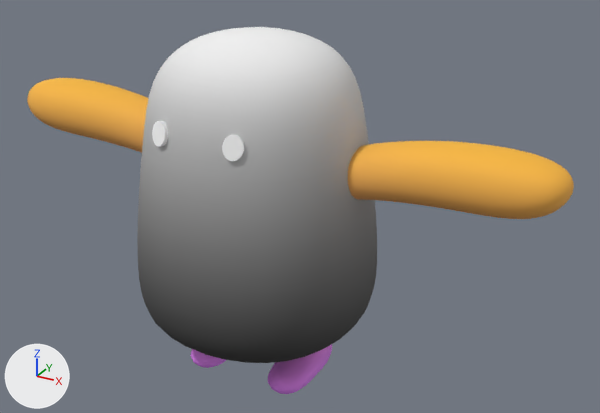
The glTF model public/models/character2.glb: old version first, new version second.
The view is the same before and after, from a 50 mm camera at (2.68, -4.19, 3.41) aimed at (0.25, 0.23, 1.2). Arrows for +X, +Y and +Z are at lower left; the lights stay in place. Vertices at the same position are counted once.

The first picture shows 'body', 'eye', 'hand-', 'leg'.
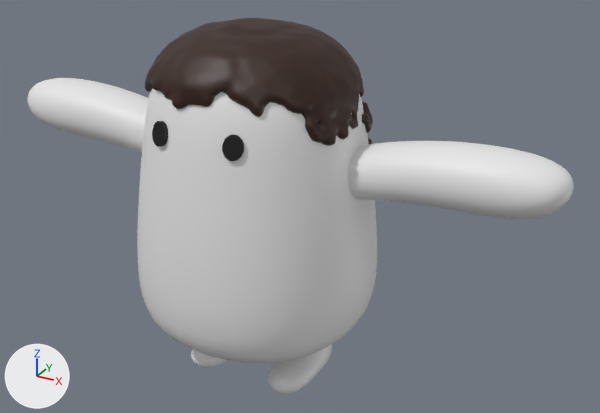
Changed parts and their boxes [x1, y1, x2, y2] in the pictures (600 x 413 px):
'body', reshaped: before [137, 27, 377, 363]; after [137, 18, 377, 363]
'hand-', recoloured (orange to white): [27, 78, 574, 219] in both
'leg', recoloured (purple to grey): [190, 344, 332, 394] in both
'eye', recoloured (white to black): [152, 121, 244, 161] in both
part 1 of me_mesh_6, added (brown): after [145, 18, 364, 146]
part 2 of me_mesh_6, added: after [362, 102, 373, 133]
part 3 of me_mesh_6, recoloured: [137, 88, 377, 363] in both

The change in detail:
Material 'Black' (mat_black) is new.
Its base color is (0.0, 0.0, 0.0) (black #000000).
Material 'Choco' (mat_choco) is new.
Its base color is (0.0319, 0.00913, 0.00304) (brown #32180a).
Material 'White' (mat_white) is new.
Its base color is (0.8, 0.8, 0.8) (white #e7e7e7).
me_mesh_6 is used by ob_body; location (0.0, 0.0, 0.0).
me_mesh_6 had 898 vertices, 1792 faces and spanned x -0.77..0.8, y -0.69..0.88, z 0.32..2.36.
me_mesh_6 now has 12608 vertices, 25204 faces and spans x -0.77..0.8, y -0.69..0.88, z 0.32..2.42.
me_mesh_6 part 1: a new loose piece of 11400 vertices spanning x -0.66..0.71, y -0.55..0.74, z 1.82..2.42, in mat_choco (brown #32180a).
me_mesh_6 part 2: a new loose piece of 184 vertices spanning x 0.57..0.69, y 0.28..0.47, z 1.74..1.91, in mat_choco (brown #32180a).
me_mesh_6 part 3: 1792 faces spanning x -0.77..0.8, y -0.69..0.88, z 0.32..2.36 switch from mat_material_001 (picture img_gradients) to mat_white (white #e7e7e7).
me_mesh_6 now uses material mat_choco (brown #32180a).
me_mesh_5 has 256 vertices, 504 faces and spans x -0.311..0.317, y -0.578..-0.471, z 1.775..1.932.
me_mesh_5 no longer uses material mat_material_001 (picture img_gradients).
me_mesh_5 now uses material mat_black (black #000000).
me_mesh_0 has 7172 vertices, 14336 faces and spans x -1.96..1.97, y -0.08..0.4, z 1.34..1.84.
me_mesh_0 no longer uses material mat_material_001 (picture img_gradients).
me_mesh_3 has 452 vertices, 896 faces and spans x -0.46..0.471, y -0.222..0.423, z -0.032..0.358.
me_mesh_3 no longer uses material mat_material_001 (picture img_gradients).
